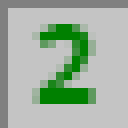
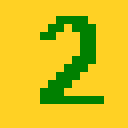
Layers edited between the first and the second 128 × 128 image:
painted on "2" over [32, 16, 104, 104]
